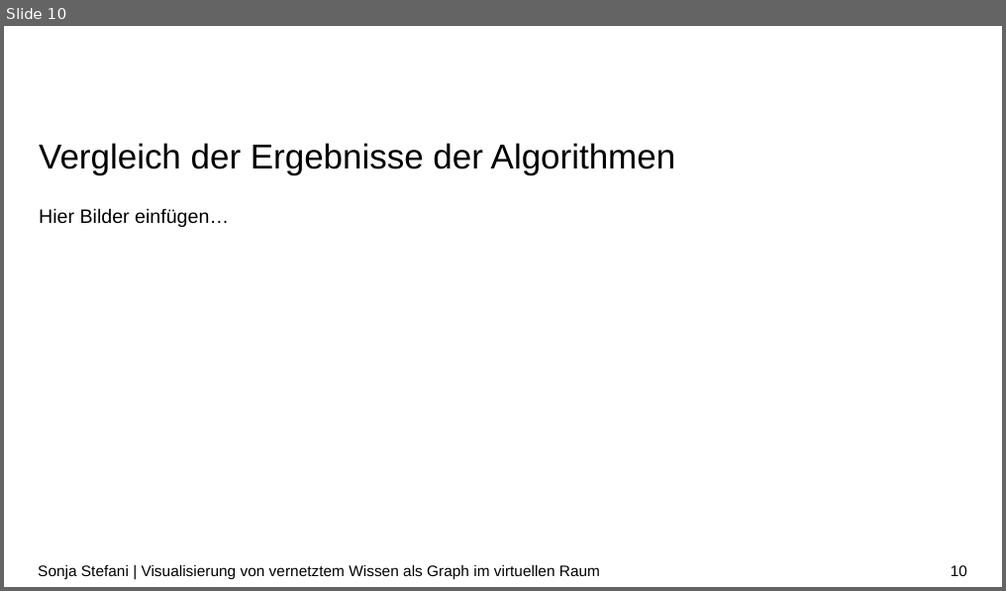
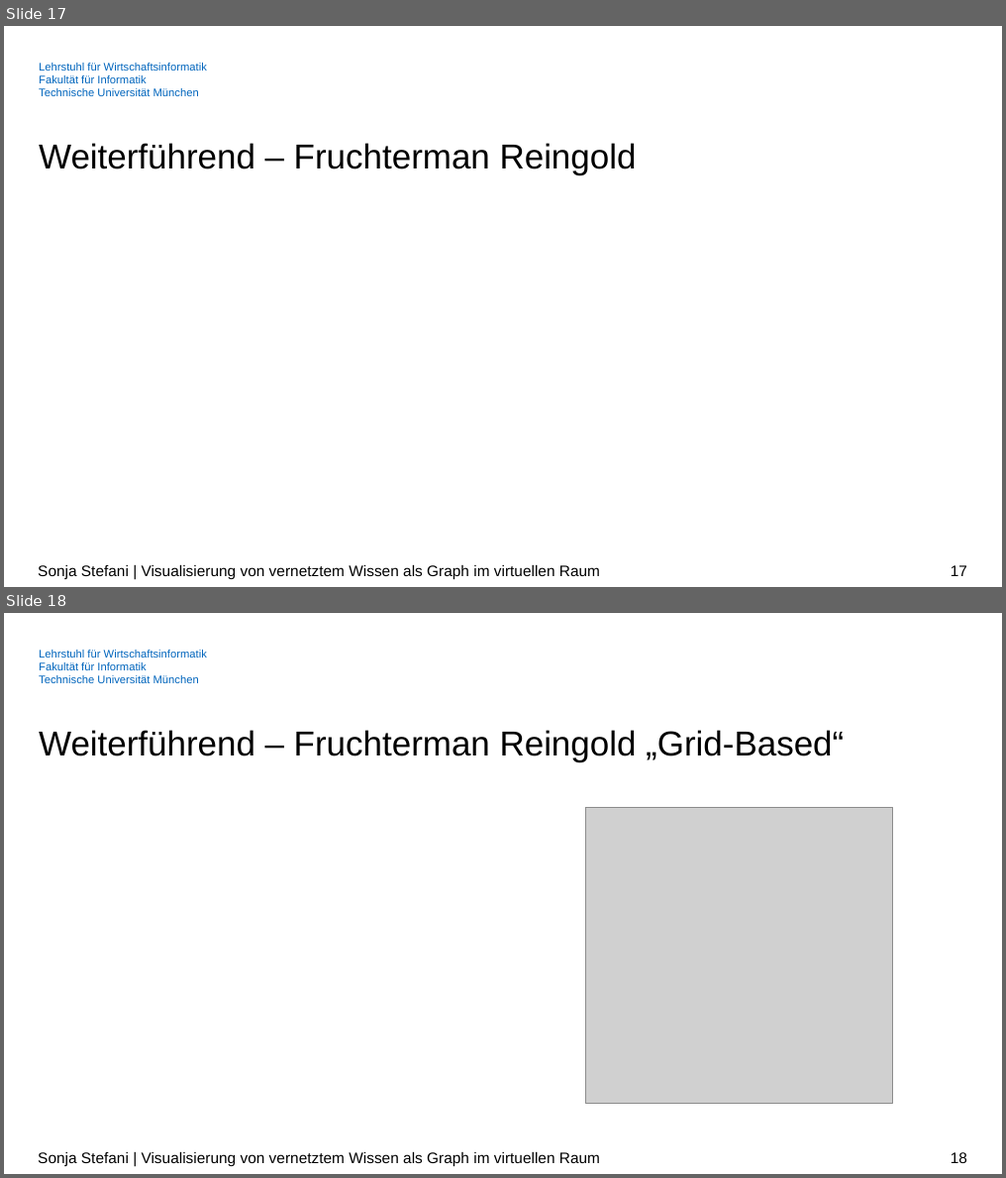
Before and after one commit to SonjaSt/knowledge-visualization-vr, a slide deck: Dokumente/Zwischenpraesentation_BA.pptx. Shown one above the other, each under a label of ours: slide 10 before the commit, slides 17 and 18 after it. The pictures are 1006x591 and 1006x1178 pixels, drawn with LibreOffice and Linux fonts; fonts in the diff are those of the drawing; grey boxes stand for pictures; background and template pictures are left out. Boxes give left, top, right and bottom in pixels: in the first picture for what was removed or moved away, otherwise in the second. Text is boxed around its words. In the diff, an @@ line names an element or a change of style, - is before the commit and + after.

```diff
--- a/Dokumente/Zwischenpraesentation_BA.pptx
+++ b/Dokumente/Zwischenpraesentation_BA.pptx
@@ slide 18 added at box(4, 613, 1002, 1174), background #FFFFFF; not listed: 1 template element that a slide beside it also shows @@
@@ title added at box(39, 730, 844, 762), 25 pt, text #000000 @@
+Weiterführend – Fruchterman Reingold „Grid-Based“
@@ picture added at box(586, 808, 893, 1104) @@
@@ text added at box(38, 1153, 600, 1167), 11 pt, text #000000 @@
+Sonja Stefani | Visualisierung von vernetztem Wissen als Graph im virtuellen Raum
@@ page number added at box(950, 1153, 967, 1163), 11 pt, text #000000 @@
+18
@@ what was slide 10 is now slide 17 @@
@@ slide 17 changed as well @@
@@ text added at box(39, 63, 207, 96), 8 pt, text #0065BD @@
+Lehrstuhl für Wirtschaftsinformatik
+Fakultät für Informatik
+Technische Universität München
@@ title at box(39, 143, 637, 175): text changed @@
-Vergleich der Ergebnisse der Algorithmen
+Weiterführend – Fruchterman Reingold
@@ text removed at box(39, 208, 229, 227) @@
-Hier Bilder einfügen…
@@ page number at box(950, 566, 967, 576): text changed @@
-10
+17
```
Also in this commit, not shown: 10 other slides changed, 7 other slides added, 30 other files.
